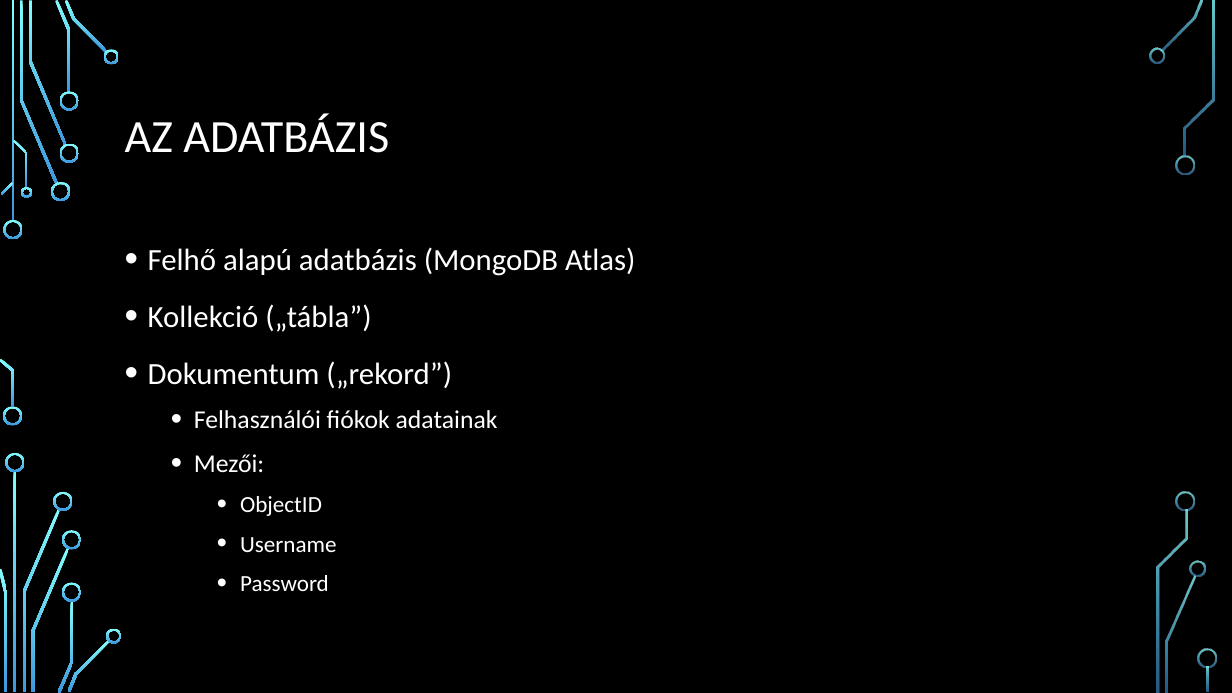
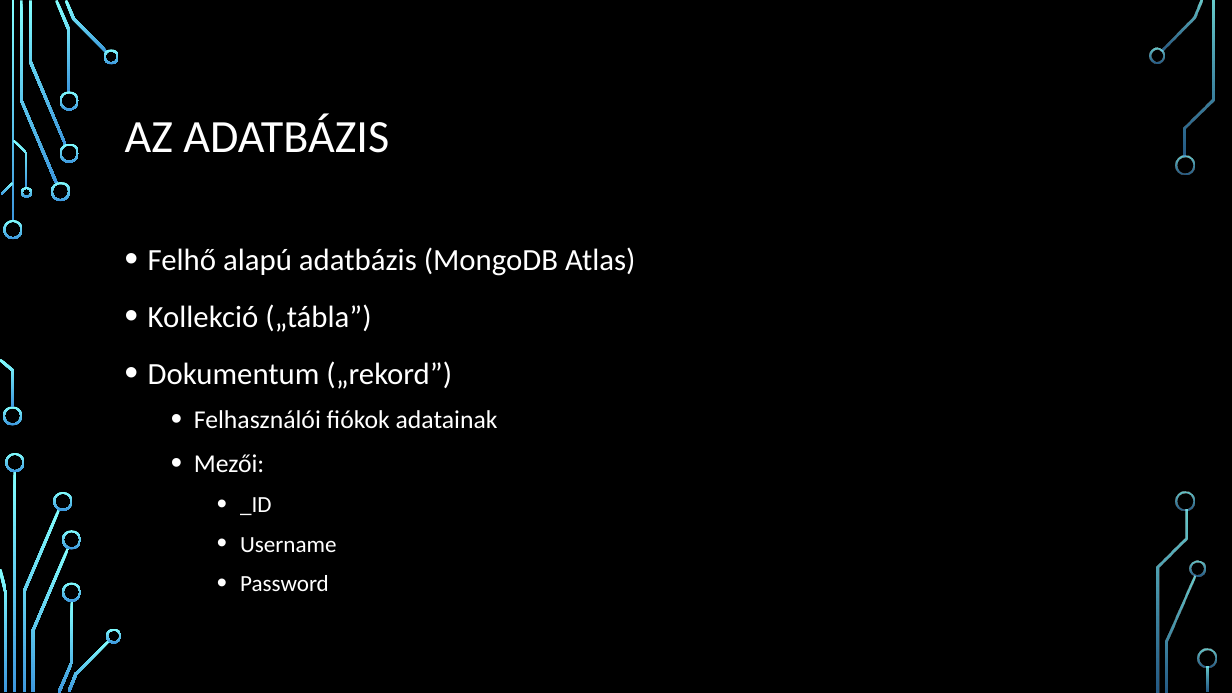
Before and after one commit to UJTWLL/UJTWLL_SzD, a slide deck: slide 5 of Dokumentumok/Prezentacio.pptx. Drawn at 1232x693 pixels with LibreOffice and Linux fonts; fonts in the diff are those of the drawing; background and template pictures are left out. Boxes give left, top, right and bottom in pixels: in the first picture for what was removed or moved away, otherwise in the second. Text is boxed around its words. In the diff, an @@ line names an element or a change of style, - is before the commit and + after.

```diff
--- a/Dokumentumok/Prezentacio.pptx
+++ b/Dokumentumok/Prezentacio.pptx
@@ text at box(240, 497, 272, 515): text changed @@
-    • ObjectID
+    • _ID
```
